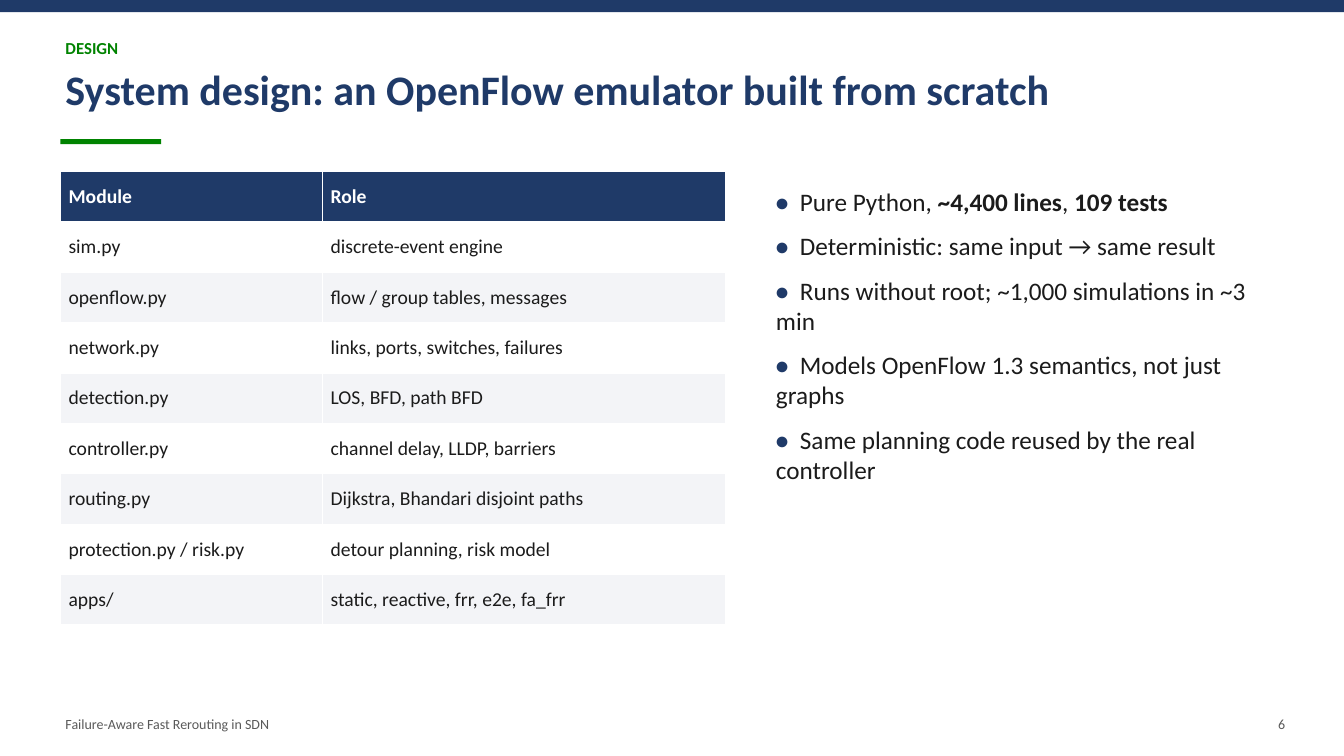
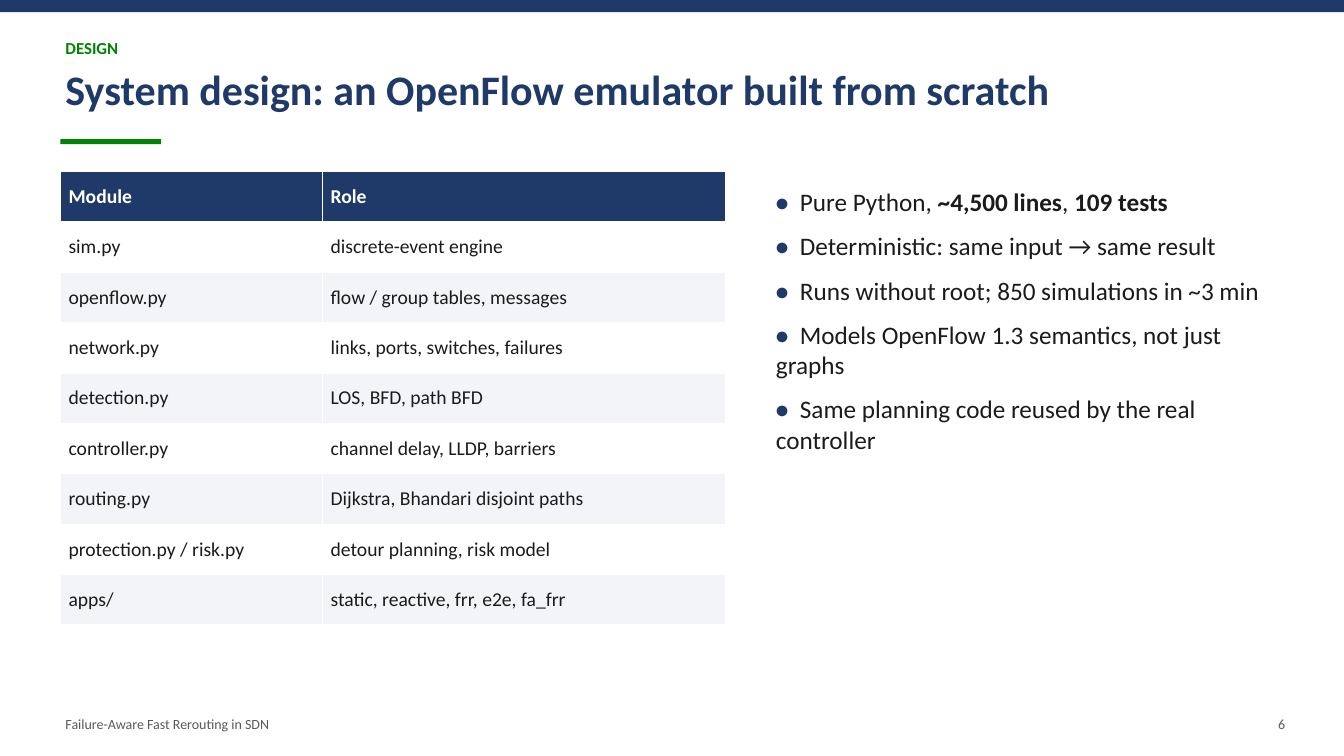
Before and after one commit to Mayank-8127/sdn_project, a slide deck: slide 6 of docs/report/FA-FRR_Presentation.pptx. Drawn at 1344x756 pixels with LibreOffice and Linux fonts; fonts in the diff are those of the drawing. Boxes give left, top, right and bottom in pixels: in the first picture for what was removed or moved away, otherwise in the second. Text is boxed around its words. In the diff, an @@ line names an element or a change of style, - is before the commit and + after.

Commit message:
docs: present the final project only; add the IEEE paper PDF
Remove the interim progress report and presentation, the version roadmap
and every reference to version tags. The report's implementation chapter
now describes the code organisation, the simulation count reads 850 to
match the result files, and the IEEE paper PDF is added under paper/.

```diff
--- a/docs/report/FA-FRR_Presentation.pptx
+++ b/docs/report/FA-FRR_Presentation.pptx
@@ text at <box>800,193,1168,215</box>: text changed @@
-• Pure Python, ~4,400 lines, 109 tests
+• Pure Python, ~4,500 lines, 109 tests
@@ text at <box>800,282,1258,303</box>: text changed @@
-• Runs without root; ~1,000 simulations in ~3 min
+• Runs without root; 850 simulations in ~3 min
```
Also in this commit, not shown: 15 other slides changed, 1 slide removed, 17 other files.
